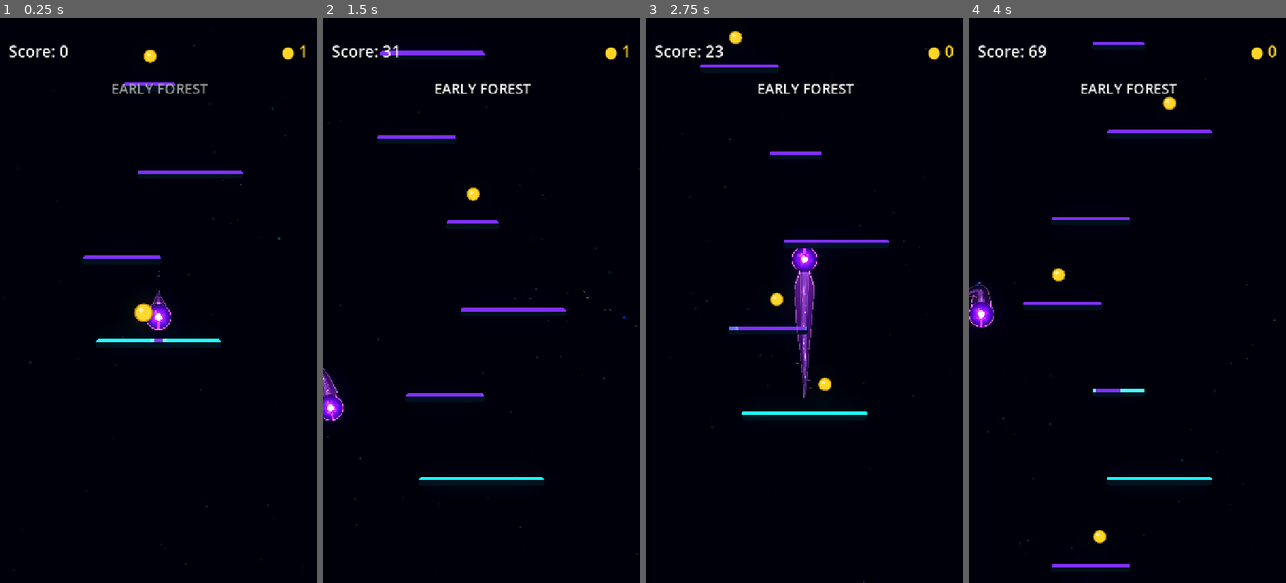
Above: before the commit, frames 1-4 (left to right).
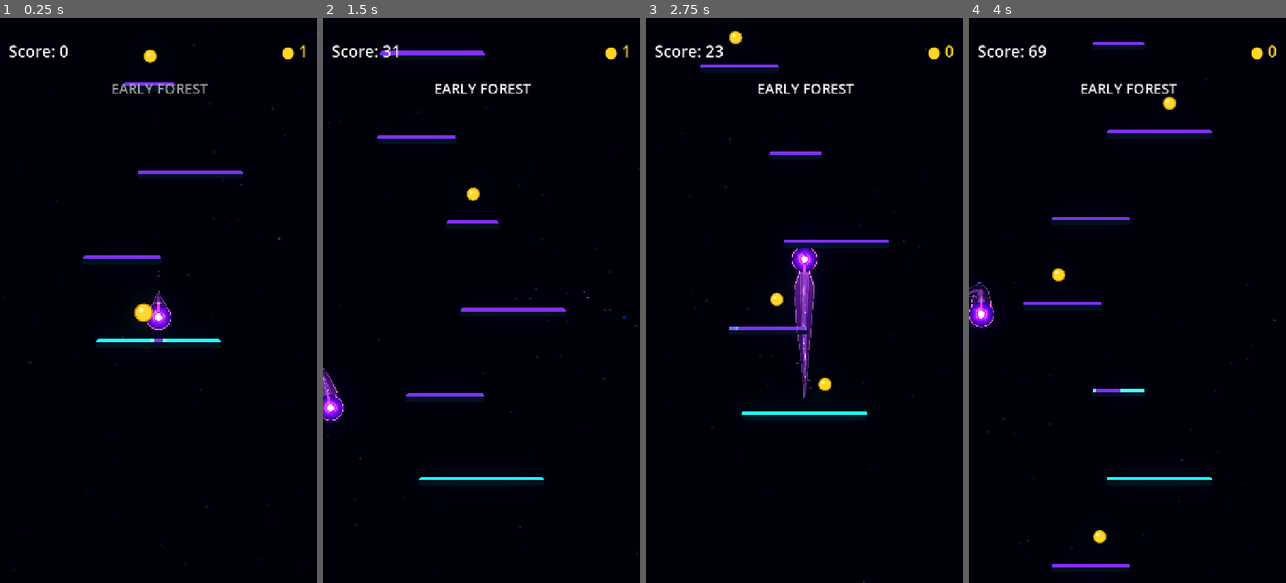
Above: after the commit, the same moments.

Repository: Kryodo/TowerJump
Game: Godot game, scene res://scenes/main.tscn
Same seed, same stepped clock (60 frames per second), same inputs: the game is played once before the commit and once after it.
Inputs (mouse positions are in pixels of both pictures, inside the frame that each line leads up to):
- Up to frame 1 (0.25 s): no input
- Up to frame 2 (1.5 s): move the mouse to (551, 272) at 0.52 s; hold Right (ui_right) 0.53-1.25 s; click (551, 272) at 0.67 s; drag from (418, 328) to (471, 193) at 1.27 s
- Up to frame 3 (2.75 s): click "Nochmal spielen" at 2 s
- Up to frame 4 (4 s): move the mouse to (1159, 176) at 2.77 s; hold Right (ui_right) 2.78-3.5 s; drag from (1111, 413) to (1057, 215) at 3.52 s

The runs differ from the first frame. In frame 1, less than 0.1% of the frame differs, in the area x 47-53%, y 50-56%; in frame 2, less than 0.1%, in the area x 0-5%, y 66-72%; in frame 3, less than 0.1%; in frame 4, less than 0.1%.

Commit message:
Keep the incoming orb flow visible along the neck

Diff:
--- a/scenes/ball.gdshader
+++ b/scenes/ball.gdshader
@@ -156,7 +156,7 @@
 			+ sin(flow_side * 8.0 + time * 1.1) * 0.45
 		)
 	);
-	float flow_forward_fade = 1.0 - smoothstep(-0.40, -0.18, flow_along);
+	float flow_forward_fade = smoothstep(-0.40, -0.18, flow_along);
 	float flow_surface_fade = 1.0 - smoothstep(0.99, 1.06, d);
 	float flow_core_clearance = smoothstep(
 		core_radius * 1.08,
